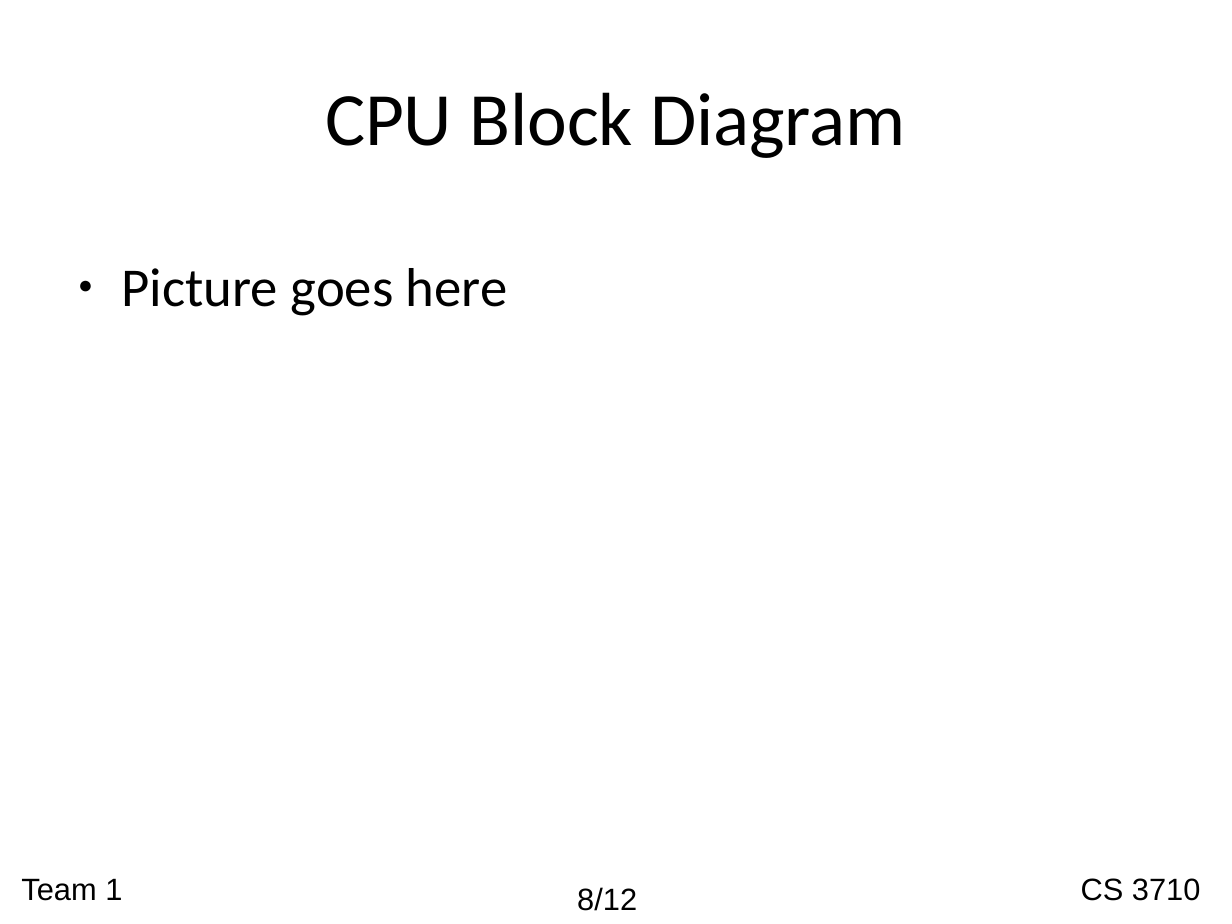
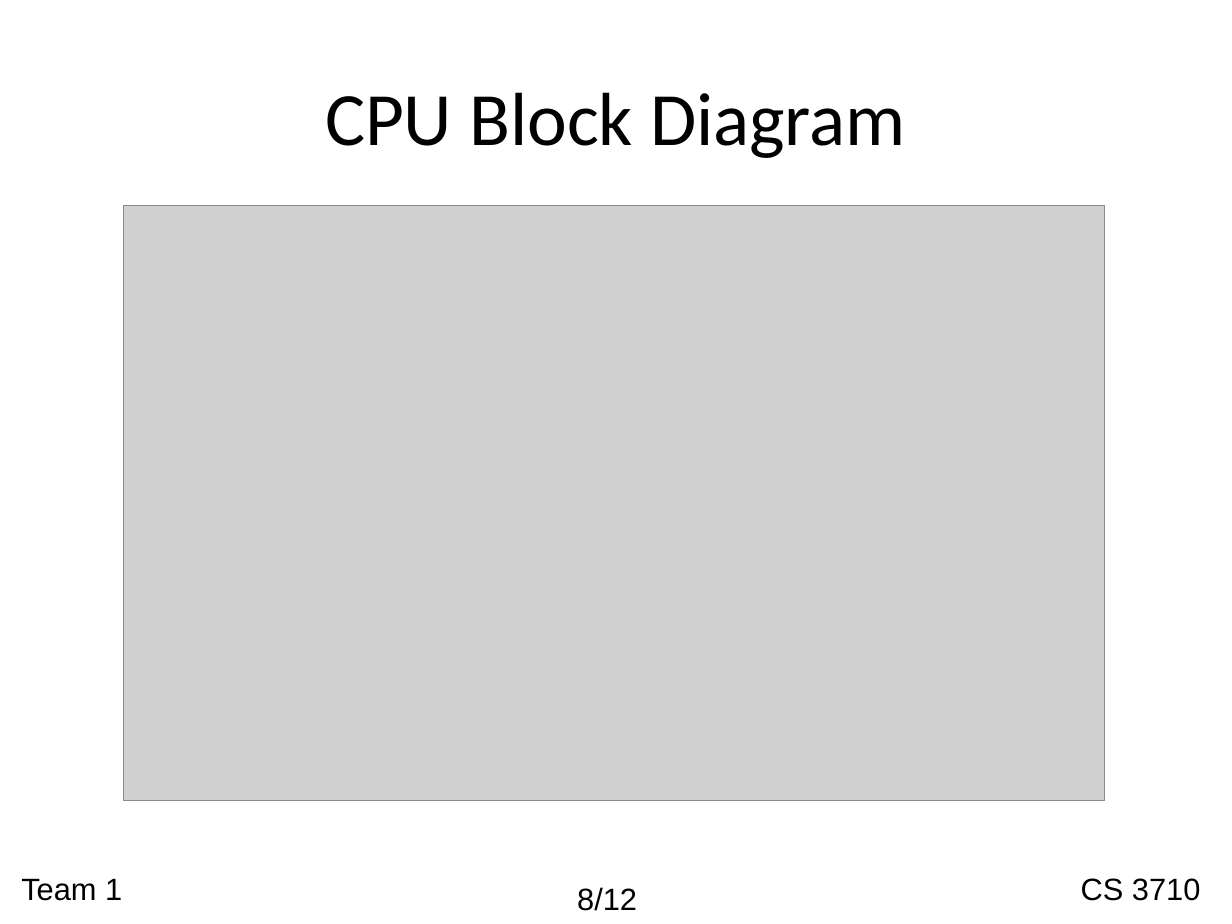
Before and after one commit to nachtluce/3710-Project, a slide deck: slide 9 of documentation/cs3710_presentation.ppt (slide 8 before the commit). Drawn at 1232x924 pixels with LibreOffice and Linux fonts; fonts in the diff are those of the drawing; grey boxes stand for pictures; background and template pictures are left out. Boxes give left, top, right and bottom in pixels: in the first picture for what was removed or moved away, otherwise in the second. Text is boxed around its words. In the diff, an @@ line names an element or a change of style, - is before the commit and + after.

```diff
--- a/documentation/cs3710_presentation.ppt
+++ b/documentation/cs3710_presentation.ppt
@@ picture added at (123, 206, 1105, 801) @@
@@ text removed at (122, 268, 508, 316) @@
-● Picture goes here
```
Also in this commit, not shown: 9 other slides changed, 2 slides added.
